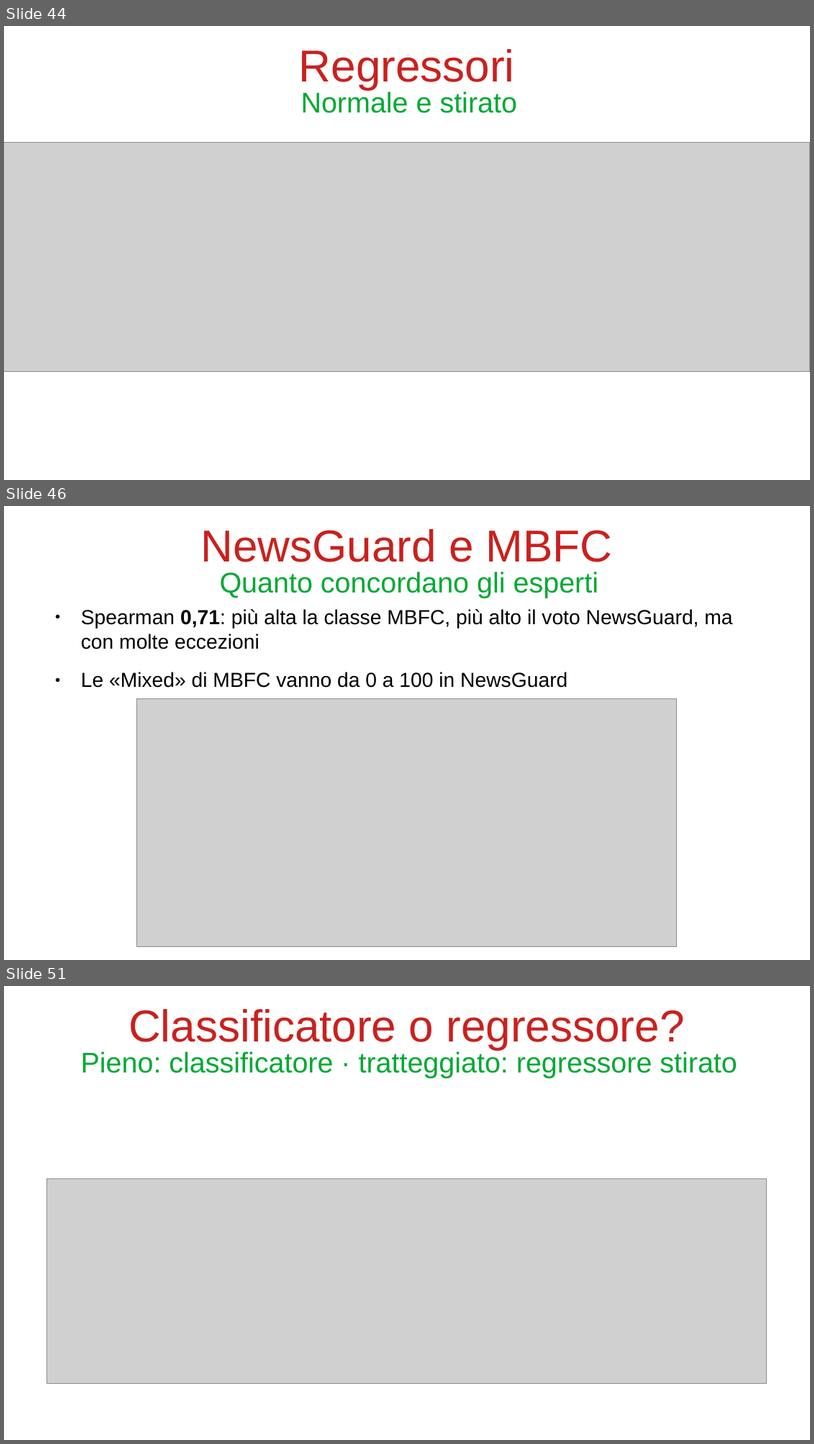
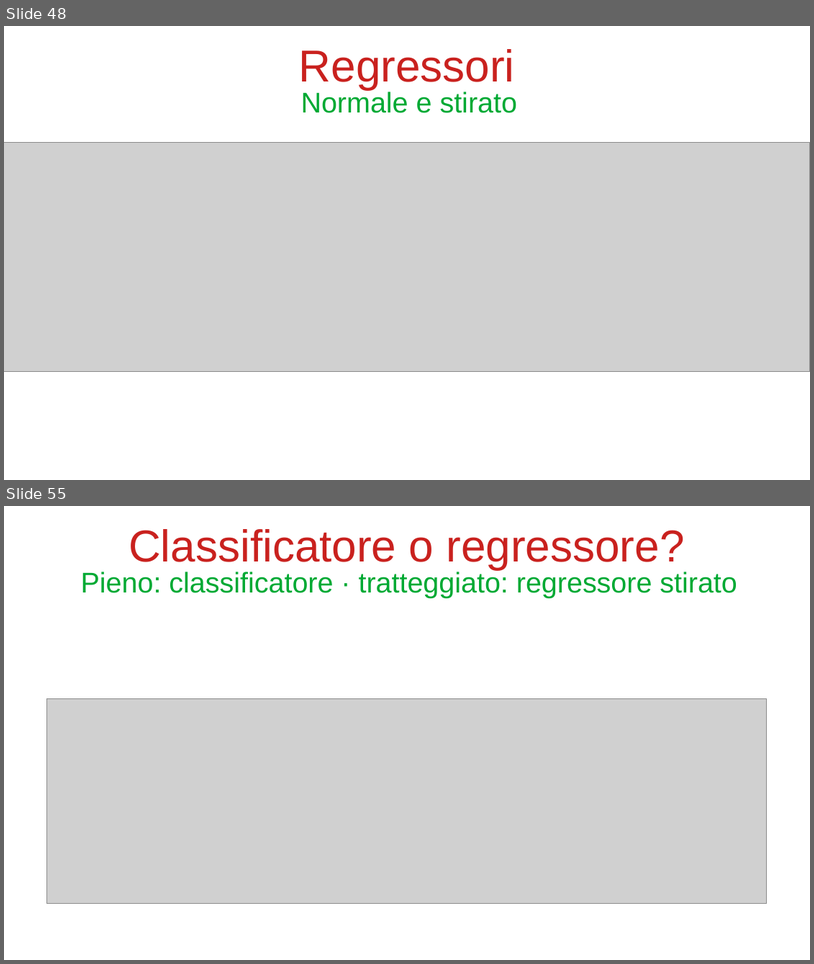
Before and after one commit to bianchi-john/PublisherClassification, a slide deck: Presentazioni/Stato finale/FinalState.odp. Shown one above the other, each under a label of ours: slides 44, 46 and 51 before the commit, slides 48 and 55 after it; the slides between them are not shown. The pictures are 814x1444 and 814x964 pixels, drawn with LibreOffice and Linux fonts; fonts in the diff are those of the drawing; grey boxes stand for pictures. Boxes give left, top, right and bottom in pixels: in the first picture for what was removed or moved away, otherwise in the second. Text is boxed around its words. In the diff, an @@ line names an element or a change of style, - is before the commit and + after.

```diff
--- a/Presentazioni/Stato finale/FinalState.odp
+++ b/Presentazioni/Stato finale/FinalState.odp
@@ slide 46 removed at (x1=4, y1=506, x2=810, y2=960), background #FFFFFF @@
@@ title removed at (x1=201, y1=529, x2=613, y2=562) @@
-NewsGuard e MBFC
@@ title removed at (x1=220, y1=572, x2=599, y2=598) @@
-Quanto concordano gli esperti
@@ text removed at (x1=81, y1=609, x2=733, y2=687) @@
-● Spearman 0,71: più alta la classe MBFC, più alto il voto NewsGuard, ma con molte eccezioni
-● Le «Mixed» di MBFC vanno da 0 a 100 in NewsGuard
@@ picture removed at (x1=137, y1=699, x2=677, y2=947) @@
@@ what was slide 44 is now slide 48 @@
@@ what was slide 51 is now slide 55 @@
```
Also in this commit, not shown: 3 slides changed, 7 slides added, 2 other slides removed, 20 other files.
